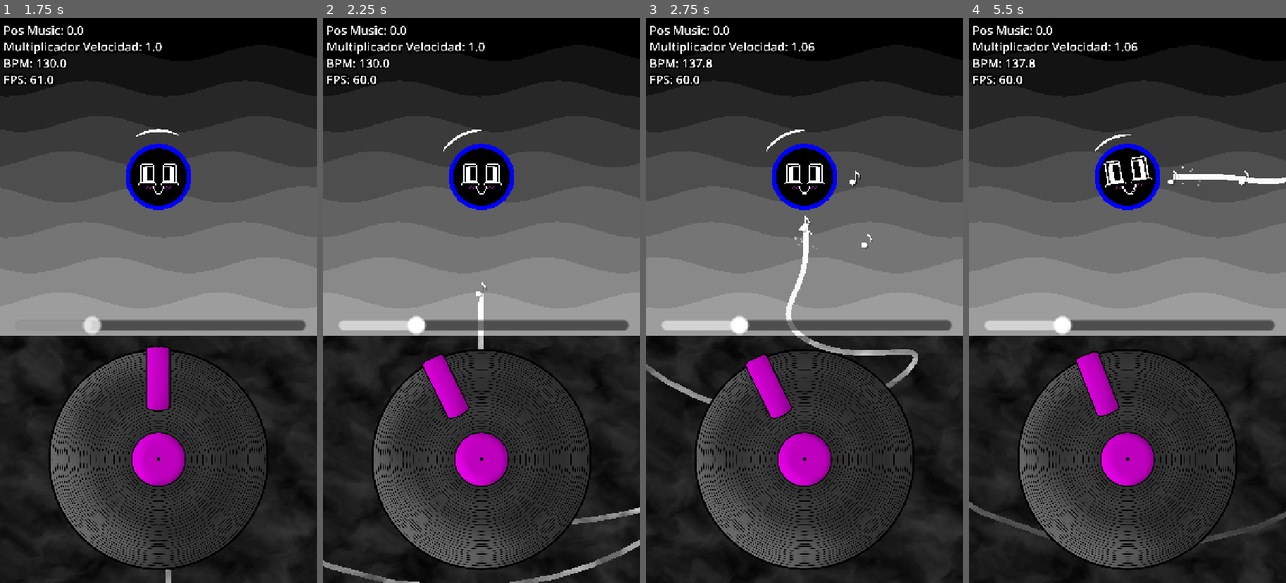
Above: before the commit, frames 1-4 (left to right).
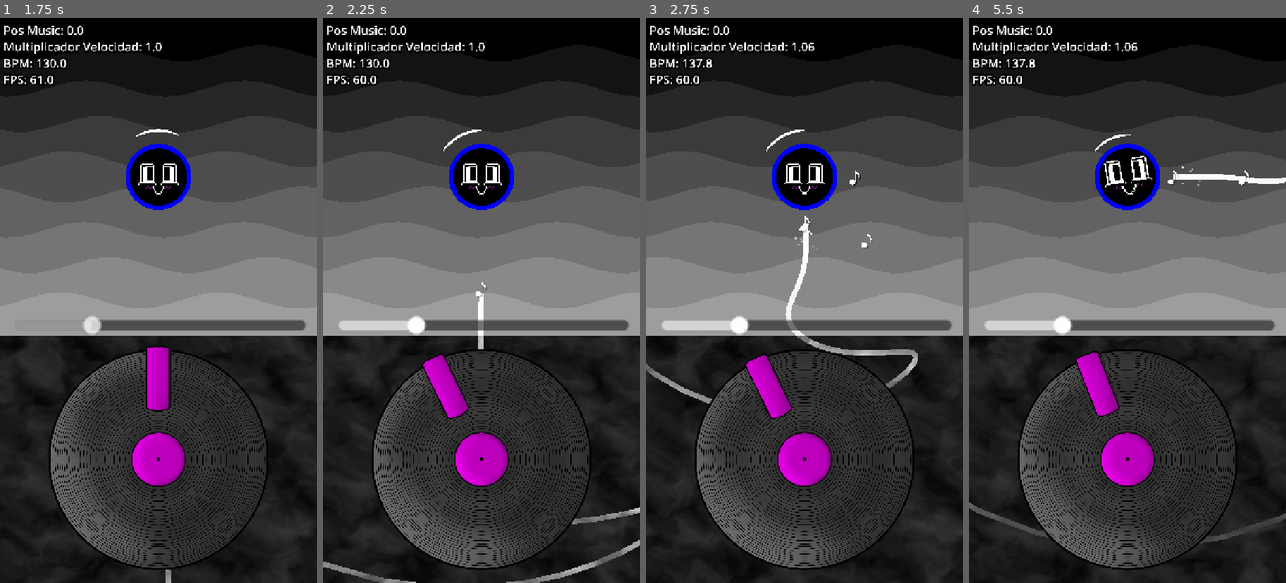
Above: after the commit, the same moments.

Repository: jerecraft-YT/cupi
Game: Godot game, scene res://scenes/StartLoad.tscn
Two runs of this game, one before a commit and one after it. Both use one fixed random seed, a clock stepped at 60 frames per second and the inputs below. The engine's default icon, where the game draws it, is replaced by a stand-in: a white triangle on a blue panel in a dark square. Sound files missing from this copy of the repository are replaced by a short silence.
Inputs (mouse positions are in pixels of both pictures, inside the frame that each line leads up to):
- Up to frame 1 (1.75 s): click "JUGAR" at 0.5 s; move the mouse to (158, 91) at 1.27 s; click (158, 91) at 1.42 s
- Up to frame 2 (2.25 s): move the mouse to (418, 328) at 2.02 s; click (418, 328) at 2.17 s
- Up to frame 3 (2.75 s): no input
- Up to frame 4 (5.5 s): move the mouse to (1159, 176) at 2.77 s; click (1159, 176) at 2.92 s; move the mouse to (1111, 413) at 3.52 s; click (1111, 413) at 3.67 s; move the mouse to (1222, 385) at 4.27 s; click (1222, 385) at 4.42 s; move the mouse to (1032, 215) at 5.02 s; click (1032, 215) at 5.17 s

Frame 1 is identical in both runs. In frame 2, less than 0.1% of the frame differs, in the area x 0-98%, y 88-100%; in frame 3, less than 0.1%; in frame 4, 0.1%, in the area x 0-100%, y 85-94%.

Commit message:
Adjust minPoints calculation based on segmentos

Diff:
--- a/scripts/bullets/SpiralBullet.gd
+++ b/scripts/bullets/SpiralBullet.gd
@@ -136,7 +136,7 @@
 		var diferencia = abs(yActual - prevY)
 
 		# Lógica de densidad: menos diferencia = más puntos
-		minPoints = abs(int(angleRef/8))
+		minPoints = abs(int(angleRef/segmentos))
 		#print(minPoints)
 		var puntosUsar = max(minPoints, segmentos - int(diferencia * segmentos))
 
